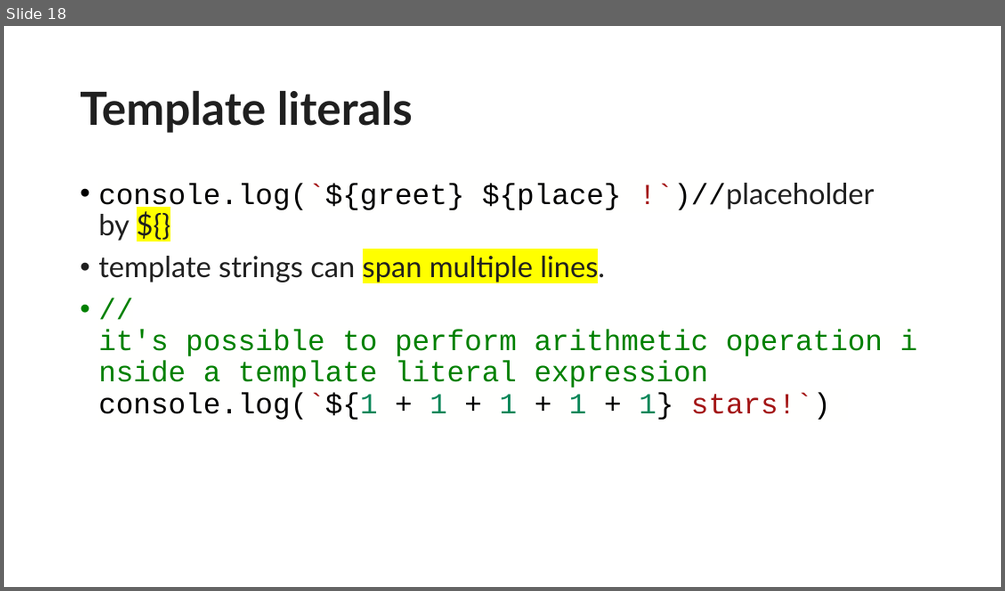
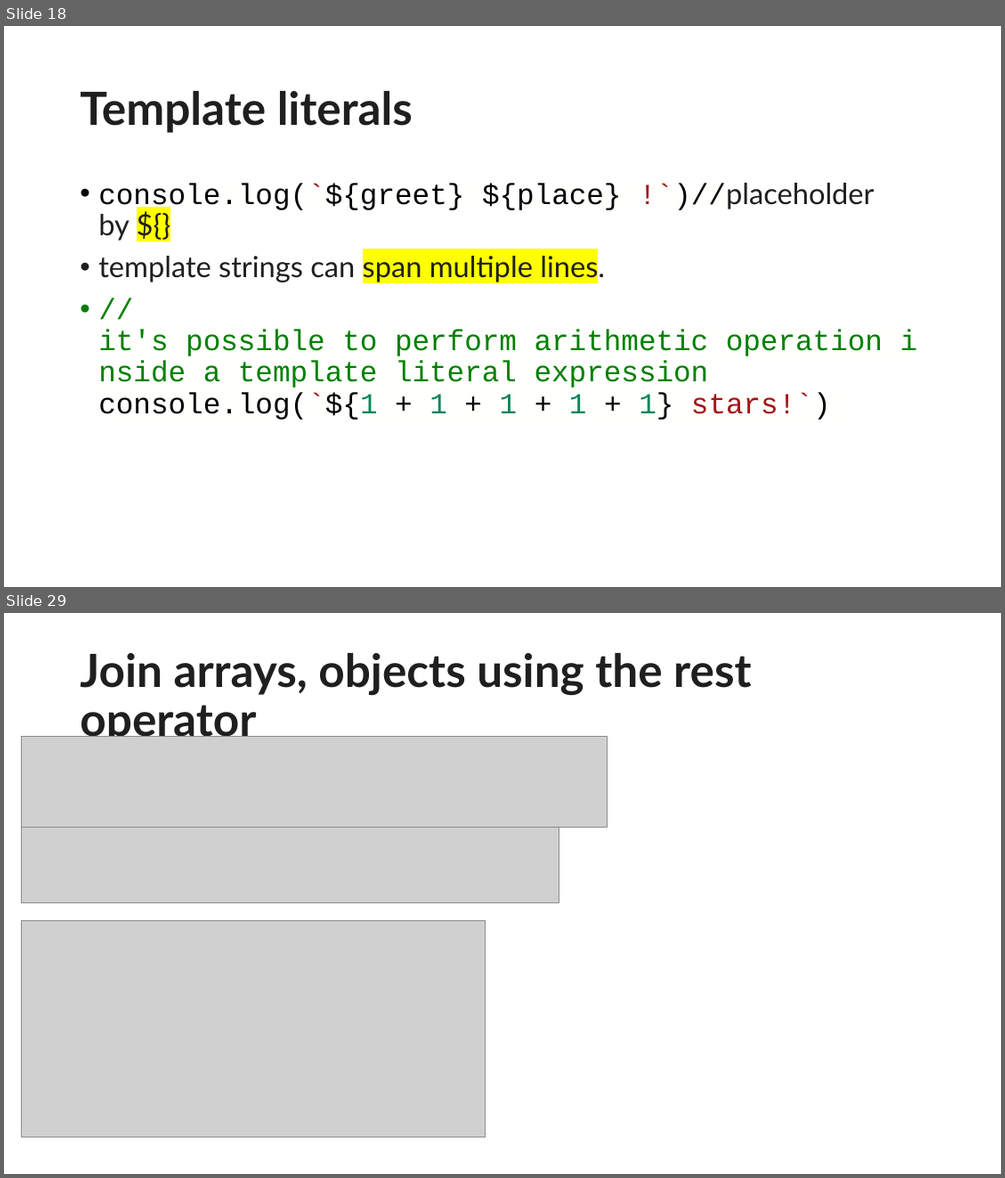
Before and after one commit to wujd0728/meta-frontend-coursera, a slide deck: introduction to JS/javascript basic.pptx. Shown one above the other, each under a label of ours: slide 18 before the commit, slides 18 and 29 after it; the slides between them are not shown. The pictures are 1005x591 and 1005x1178 pixels, drawn with LibreOffice and Linux fonts; fonts in the diff are those of the drawing; grey boxes stand for pictures. Boxes give left, top, right and bottom in pixels: in the first picture for what was removed or moved away, otherwise in the second. Text is boxed around its words. In the diff, an @@ line names an element or a change of style, - is before the commit and + after.

```diff
--- a/introduction to JS/javascript basic.pptx
+++ b/introduction to JS/javascript basic.pptx
@@ slide 29 added at (x1=4, y1=613, x2=1001, y2=1174), background #FFFFFF @@
@@ title added at (x1=80, y1=653, x2=751, y2=745), 44 pt, text #1F1F1F, bold @@
+Join arrays, objects using the rest operator
@@ picture added at (x1=21, y1=736, x2=607, y2=827) @@
@@ picture added at (x1=21, y1=827, x2=558, y2=902) @@
@@ picture added at (x1=21, y1=920, x2=485, y2=1137) @@
```
Also in this commit, not shown: 16 other slides added.
